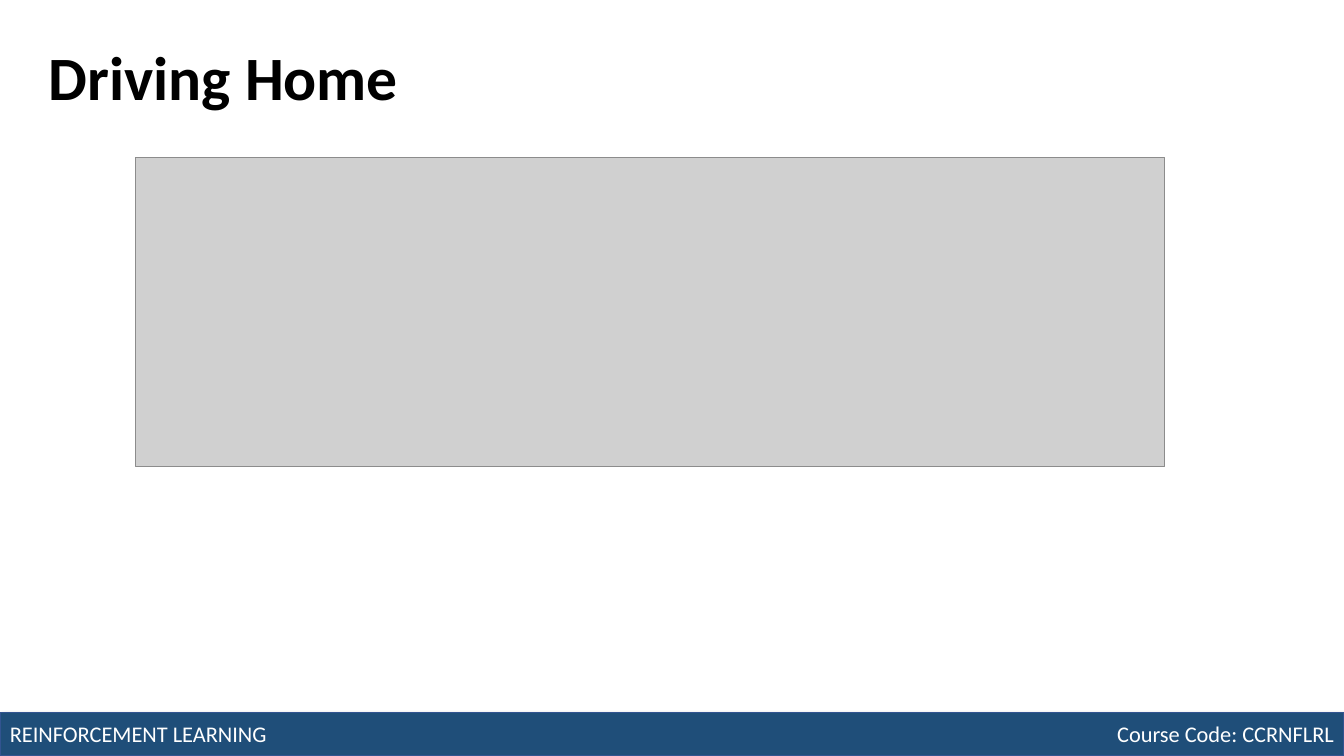
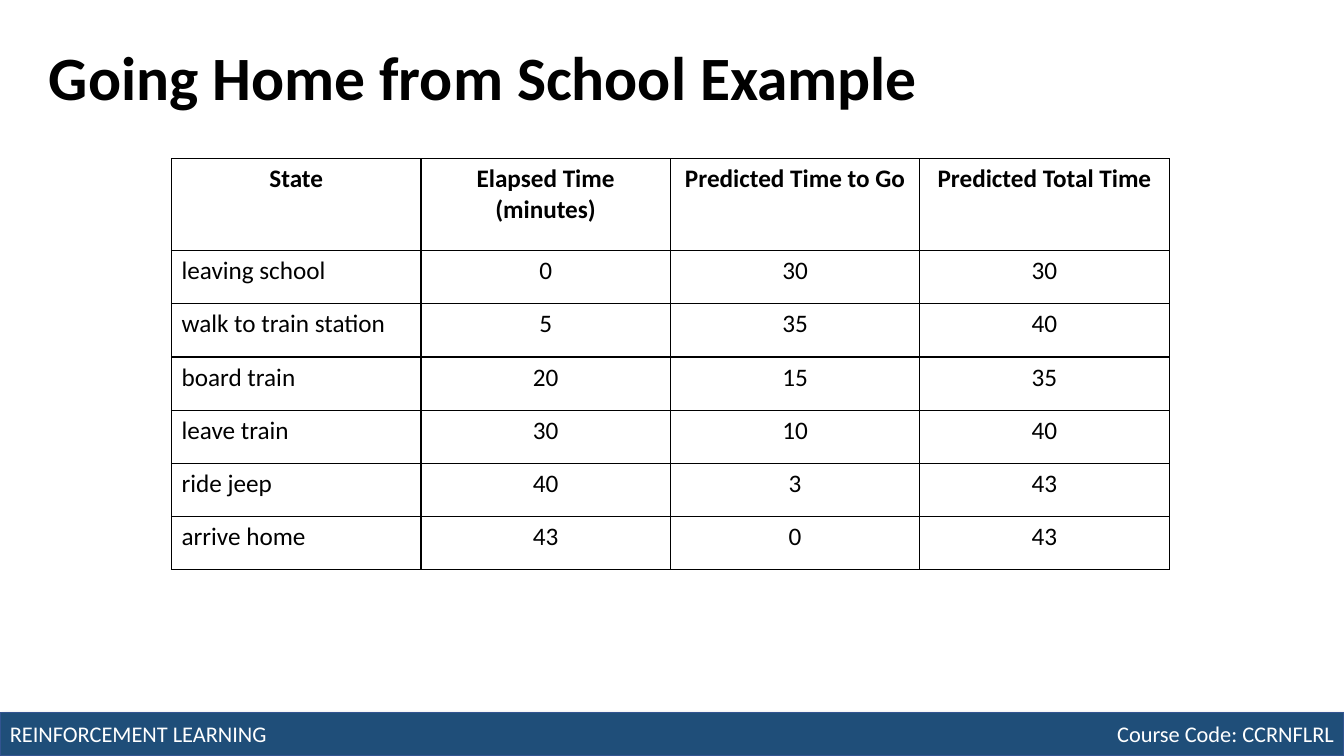
Before and after one commit to robitussin/CCRNFLRL, a slide deck: slide 7 of week_9-10/Module 7 - Temporal Difference Learning.pptx (slide 11 before the commit). Drawn at 1344x756 pixels with LibreOffice and Linux fonts; fonts in the diff are those of the drawing; grey boxes stand for pictures. Boxes give left, top, right and bottom in pixels: in the first picture for what was removed or moved away, otherwise in the second. Text is boxed around its words. In the diff, an @@ line names an element or a change of style, - is before the commit and + after.

```diff
--- a/week_9-10/Module 7 - Temporal Difference Learning.pptx
+++ b/week_9-10/Module 7 - Temporal Difference Learning.pptx
@@ title at [49, 56, 917, 111]: text changed @@
-Driving Home
+Going Home from School Example
@@ picture removed at [136, 157, 1166, 467] @@
@@ table added at [171, 159, 1168, 571], 7 rows, 4 columns @@
+State | Elapsed Time (minutes) | Predicted Time to Go | Predicted Total Time
+leaving school | 0 | 30 | 30
+walk to train station | 5 | 35 | 40
+board train | 20 | 15 | 35
+leave train | 30 | 10 | 40
+ride jeep | 40 | 3 | 43
+arrive home | 43 | 0 | 43
```
Also in this commit, not shown: 11 other slides changed, 3 slides removed.
